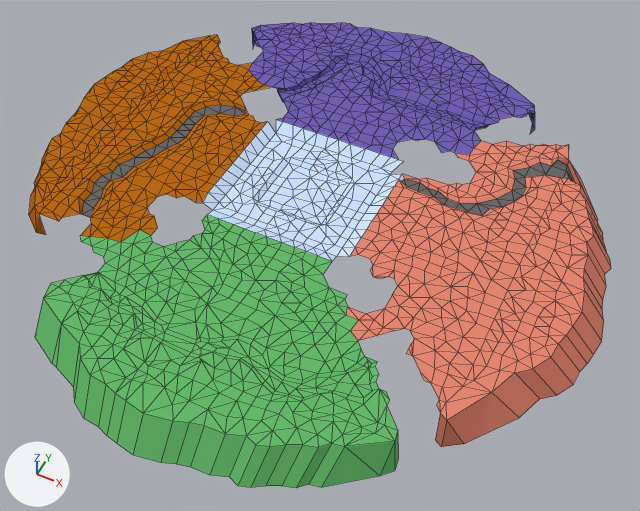
Before and after pictures for a commit that changed the Blender file ProjectLuna/Assets/Models/terrain/ground/new_world_floor_mesh.blend.
One viewpoint serves both versions: a 50 mm camera at (13.9, -26.4, 29.0) aimed at (1.4, -1.5, -2.1). Every picture has the same lights, and +X, +Y and +Z are marked at lower left. Mesh edges are drawn as thin lines.

Script lines for the objects in view, before the commit:
```python
me_grid = bpy.data.meshes.new('Grid')
me_grid.from_pydata(...)  # 1699 vertices, 2596 faces; spans x -1.43..1.45, y -1.46..1.44, z -0.18..0.01
# faces by material slot: [601, 513, 605, 266, 65, 546]
me_grid.materials.append(mat_material_002)  # green #67bb6c
me_grid.materials.append(mat_material_003)  # red #e78873
me_grid.materials.append(mat_material_004)  # blue #7161b4
me_grid.materials.append(mat_material_005)  # blue #cee3ff
me_grid.materials.append(mat_material_006)  # dark grey #696969
me_grid.materials.append(mat_material)  # orange #bb6b15
ob_grid = bpy.data.objects.new('Grid', me_grid)
ob_grid.location = (0.0, 0.0, 0.39)
ob_grid.scale = (10.0, 10.0, 10.0)
```
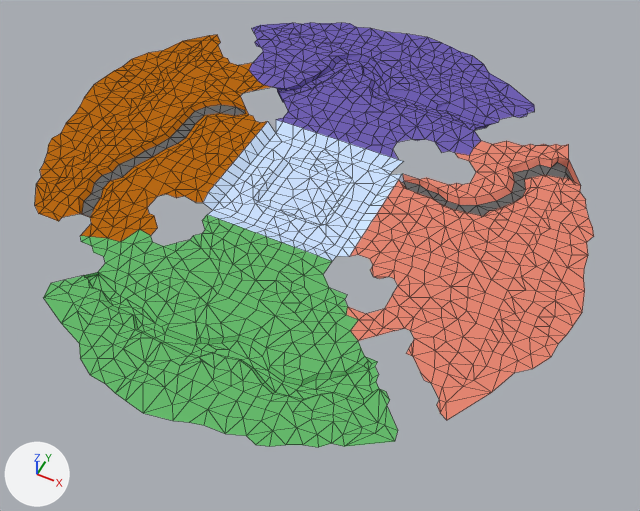
Diff of the bpy script that builds the scene:
```diff
--- a/ProjectLuna/Assets/Models/terrain/ground/new_world_floor_mesh.blend.py
+++ b/ProjectLuna/Assets/Models/terrain/ground/new_world_floor_mesh.blend.py
@@ me_grid @@
 # used by ob_grid; location = (0.0, 0.0, 0.39); scale = (10.0, 10.0, 10.0)
-me_grid.from_pydata(...)  # 1699 vertices, 2596 faces; spans x -1.43..1.45, y -1.46..1.44, z -0.18..0.01
+me_grid.from_pydata(...)  # 1596 vertices, 2491 faces; spans x -1.34..1.34, y -1.35..1.36, z -0.04..0.01
+# me_grid part 1
+# 103 vertices are removed from x -1.43..1.45, y -1.46..1.44, z -0.18..-0.13
+# 105 faces are deleted
+# 68 vertices in x -0.6..1.03, y -1.04..0.72, z -0.03..0.0 move by (0.0, 0.0, -0.01)
+# 33 vertices in x 0.37..1.07, y 0.18..0.71, z 0.0 move by (0.0, 0.0, -0.02)
 me_grid.materials.append(mat_material_002)
```

Pixel boxes [x1, y1, x2, y2] of what changed, in the pictures (640 x 511 px):
'Grid', reshaped (9% shorter): before [29, 22, 611, 488]; after [35, 22, 594, 447]
part 1 of me_grid, cut back: before [29, 30, 611, 488]; after [84, 157, 580, 404]
